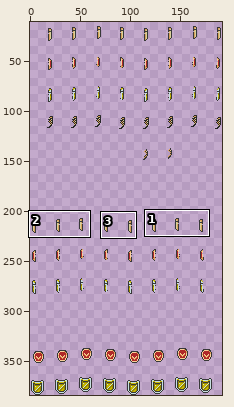
Two states of a sprite sheet, data/sprites/hero/walking.shield.png. Above: a wide view before the commit, with the close-up outlined.
Close-up. The starting point:
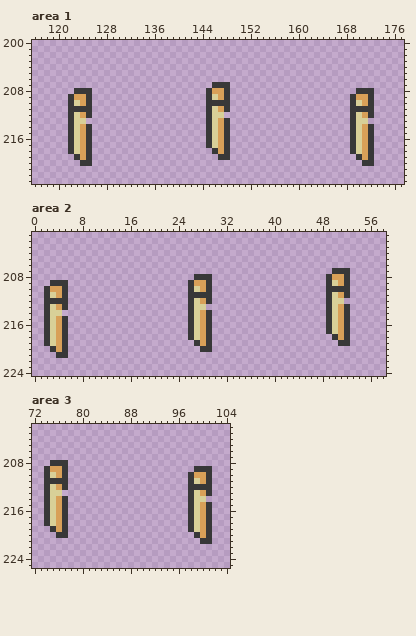
The file is 192x288 pixels. Pixels under 10% opacity are left out. Shown: area 1: x 116..177, y 200..223; area 2: x 0..58, y 201..224; area 3: x 72..104, y 202..225. The old version is drawn lined up with the new one. The wide view leaves out empty margins. The commit also changed other parts of the picture, which this record leaves out.
Once edited:
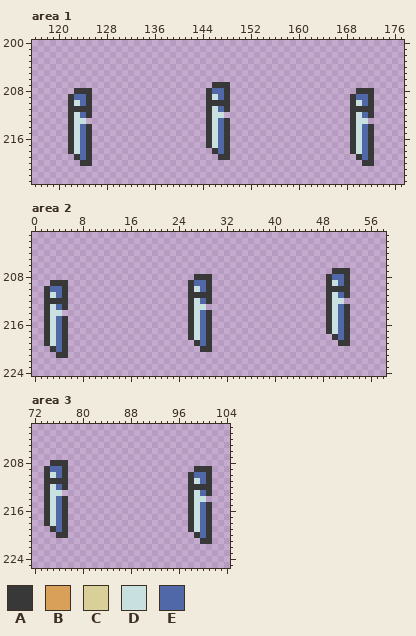
Palette (. is transparent): A #383838  B #d8a058  C #d8d098  D #c8e0e0  E #5068a8
Edits made:
{"change": "canvas 192x288 -> 192x384; drawings rearranged on the sheet (the old picture shows each at its new place; 28 dropped ones are not shown)"}
{"where": "area 1"}
{"y":208,"x":146,"old":"BB","new":"EE"}
{"y":209,"x":123,"old":"BB","new":"EE"}
{"y":209,"x":146,"old":"CB","new":"DE"}
{"y":209,"x":170,"old":"BB","new":"EE"}
{"y":210,"x":123,"old":"CB","new":"DE"}
{"y":210,"x":170,"old":"CB","new":"DE"}
{"y":211,"x":146,"old":"CB","new":"DE"}
{"y":212,"x":123,"old":"CB","new":"DE"}
{"y":212,"x":146,"old":"CC","new":"DD"}
{"y":212,"x":170,"old":"CB","new":"DE"}
{"y":213,"x":123,"old":"CC","new":"DD"}
{"y":213,"x":146,"old":"CB","new":"DE"}
{"y":213,"x":170,"old":"CC","new":"DD"}
{"y":214,"x":123,"old":"CB","new":"DE"}
{"y":214,"x":146,"old":"CB","new":"DE"}
{"y":214,"x":170,"old":"CB","new":"DE"}
{"y":215,"x":123,"old":"CB","new":"DE"}
{"y":215,"x":146,"old":"CB","new":"DE"}
{"y":215,"x":170,"old":"CB","new":"DE"}
{"y":216,"x":123,"old":"CB","new":"DE"}
{"y":216,"x":146,"old":"CB","new":"DE"}
{"y":216,"x":170,"old":"CB","new":"DE"}
{"y":217,"x":123,"old":"CB","new":"DE"}
{"y":217,"x":146,"old":"CB","new":"DE"}
{"y":217,"x":170,"old":"CB","new":"DE"}
{"y":218,"x":123,"old":"CB","new":"DE"}
{"y":218,"x":147,"old":"B","new":"E"}
{"y":218,"x":170,"old":"CB","new":"DE"}
{"y":219,"x":124,"old":"B","new":"E"}
{"y":219,"x":171,"old":"B","new":"E"}
{"where": "area 2"}
{"y":208,"x":50,"old":"BB","new":"EE"}
{"y":209,"x":27,"old":"BB","new":"EE"}
{"y":209,"x":50,"old":"CB","new":"DE"}
{"y":210,"x":3,"old":"BB","new":"EE"}
{"y":210,"x":27,"old":"CB","new":"DE"}
{"y":211,"x":3,"old":"CB","new":"DE"}
{"y":211,"x":50,"old":"CB","new":"DE"}
{"y":212,"x":27,"old":"CB","new":"DE"}
{"y":212,"x":50,"old":"CC","new":"DD"}
{"y":213,"x":3,"old":"CB","new":"DE"}
{"y":213,"x":27,"old":"CC","new":"DD"}
{"y":213,"x":50,"old":"CB","new":"DE"}
{"y":214,"x":3,"old":"CC","new":"DD"}
{"y":214,"x":27,"old":"CB","new":"DE"}
{"y":214,"x":50,"old":"CB","new":"DE"}
{"y":215,"x":3,"old":"CB","new":"DE"}
{"y":215,"x":27,"old":"CB","new":"DE"}
{"y":215,"x":50,"old":"CB","new":"DE"}
{"y":216,"x":3,"old":"CB","new":"DE"}
{"y":216,"x":27,"old":"CB","new":"DE"}
{"y":216,"x":50,"old":"CB","new":"DE"}
{"y":217,"x":3,"old":"CB","new":"DE"}
{"y":217,"x":27,"old":"CB","new":"DE"}
{"y":217,"x":50,"old":"CB","new":"DE"}
{"y":218,"x":3,"old":"CB","new":"DE"}
{"y":218,"x":27,"old":"CB","new":"DE"}
{"y":218,"x":51,"old":"B","new":"E"}
{"y":219,"x":3,"old":"CB","new":"DE"}
{"y":219,"x":28,"old":"B","new":"E"}
{"y":220,"x":4,"old":"B","new":"E"}
{"where": "area 3"}
{"y":209,"x":75,"old":"BB","new":"EE"}
{"y":210,"x":75,"old":"CB","new":"DE"}
{"y":210,"x":99,"old":"BB","new":"EE"}
{"y":211,"x":99,"old":"CB","new":"DE"}
{"y":212,"x":75,"old":"CB","new":"DE"}
{"y":213,"x":75,"old":"CC","new":"DD"}
{"y":213,"x":99,"old":"CB","new":"DE"}
{"y":214,"x":75,"old":"CB","new":"DE"}
{"y":214,"x":99,"old":"CC","new":"DD"}
{"y":215,"x":75,"old":"CB","new":"DE"}
{"y":215,"x":99,"old":"CB","new":"DE"}
{"y":216,"x":75,"old":"CB","new":"DE"}
{"y":216,"x":99,"old":"CB","new":"DE"}
{"y":217,"x":75,"old":"CB","new":"DE"}
{"y":217,"x":99,"old":"CB","new":"DE"}
{"y":218,"x":75,"old":"CB","new":"DE"}
{"y":218,"x":99,"old":"CB","new":"DE"}
{"y":219,"x":76,"old":"B","new":"E"}
{"y":219,"x":99,"old":"CB","new":"DE"}
{"y":220,"x":100,"old":"B","new":"E"}
{"label":"changed","picture_box":[212,88,224,154]}
{"label":"changed","picture_box":[74,94,86,160]}
{"label":"changed","picture_box":[356,94,368,160]}
{"label":"changed","picture_box":[332,274,344,340]}
{"label":"changed","picture_box":[194,280,206,346]}
{"label":"changed","picture_box":[50,286,62,352]}
{"label":"changed","picture_box":[50,466,62,532]}
{"label":"changed","picture_box":[194,472,206,538]}
